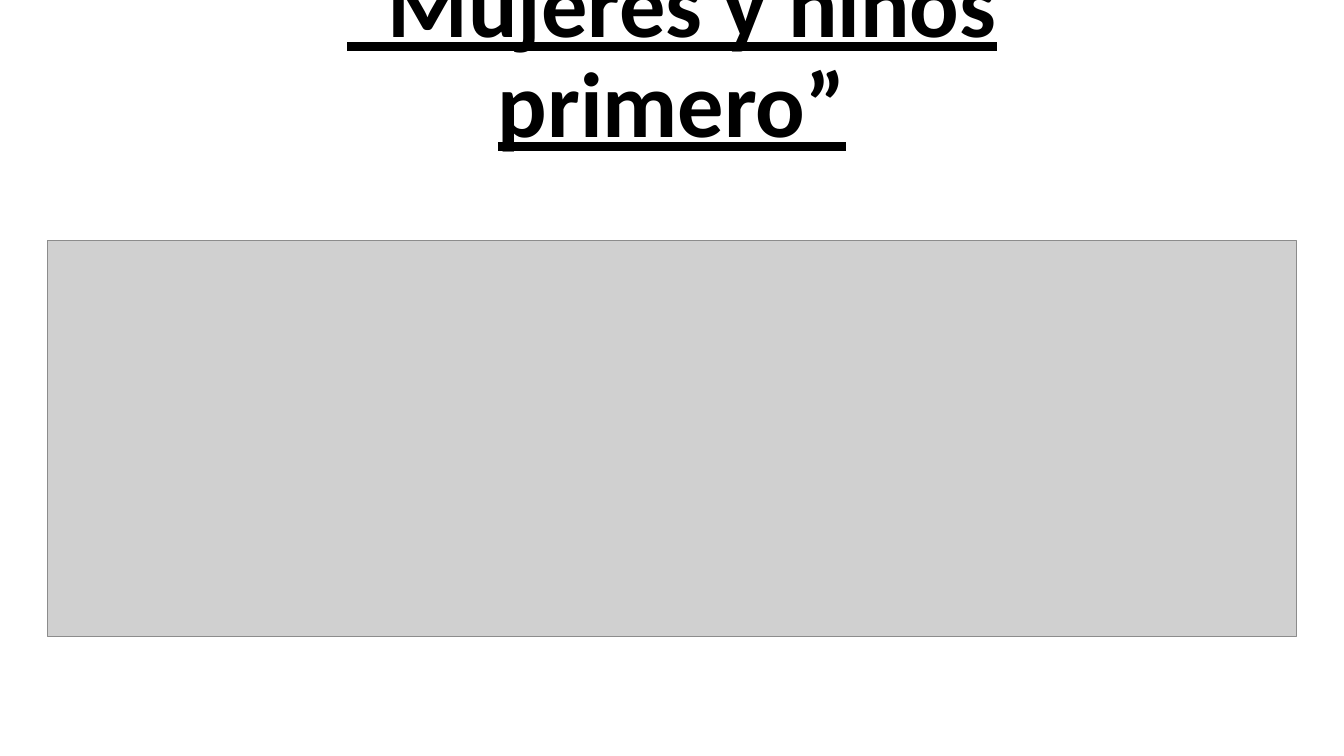
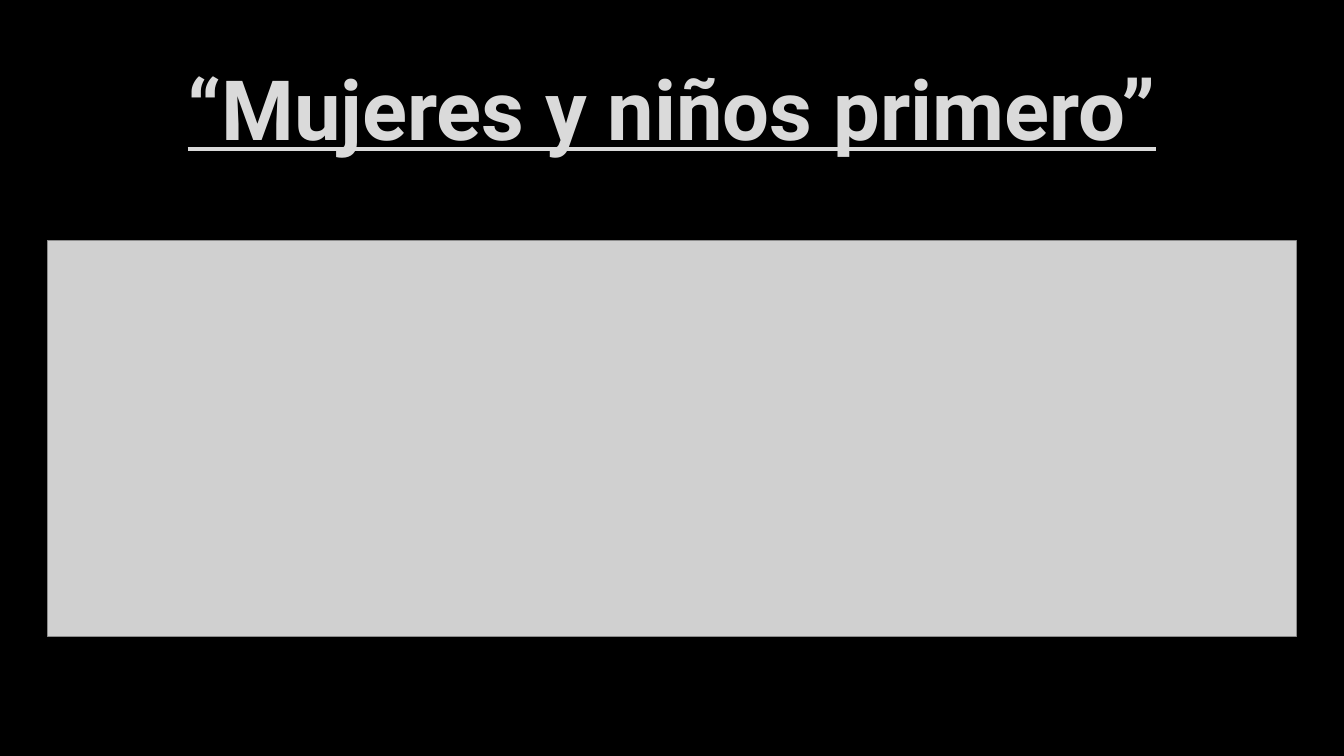
Before and after one commit to guicnw/ONLINE_DS_THEBRIDGE_GUILLERMO, a slide deck: slide 2 of Sprint_8/Sprint8_Unidad_2/Practica_Obligatoria_Sprint8_Unidad_2/Titanic Presentación.pptx. Drawn at 1344x756 pixels with LibreOffice and Linux fonts; fonts in the diff are those of the drawing; grey boxes stand for pictures; background and template pictures are left out. Boxes give left, top, right and bottom in pixels: in the first picture for what was removed or moved away, otherwise in the second. Text is boxed around its words. In the diff, an @@ line names an element or a change of style, - is before the commit and + after.

```diff
--- a/Sprint_8/Sprint8_Unidad_2/Practica_Obligatoria_Sprint8_Unidad_2/Titanic Presentación.pptx
+++ b/Sprint_8/Sprint8_Unidad_2/Practica_Obligatoria_Sprint8_Unidad_2/Titanic Presentación.pptx
@@ background #FFFFFF to picture (left out) @@
@@ title "“Mujeres y niños primero”" at [188, 76, 1155, 158]: size 66 to 59.4 pt, font Calibri to Roboto, text colour #000000 to #DADADA, letter outline none to #404040 0.75 pt; line spacing 0.9 to 1 @@
```
Also in this commit, not shown: 4 other slides changed.
